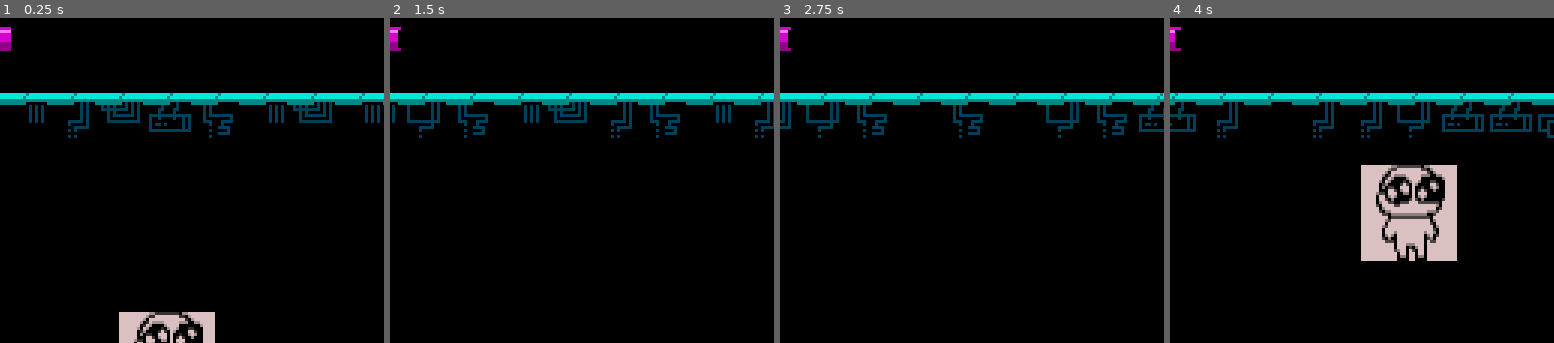
Above: before the commit, frames 1-4 (left to right).
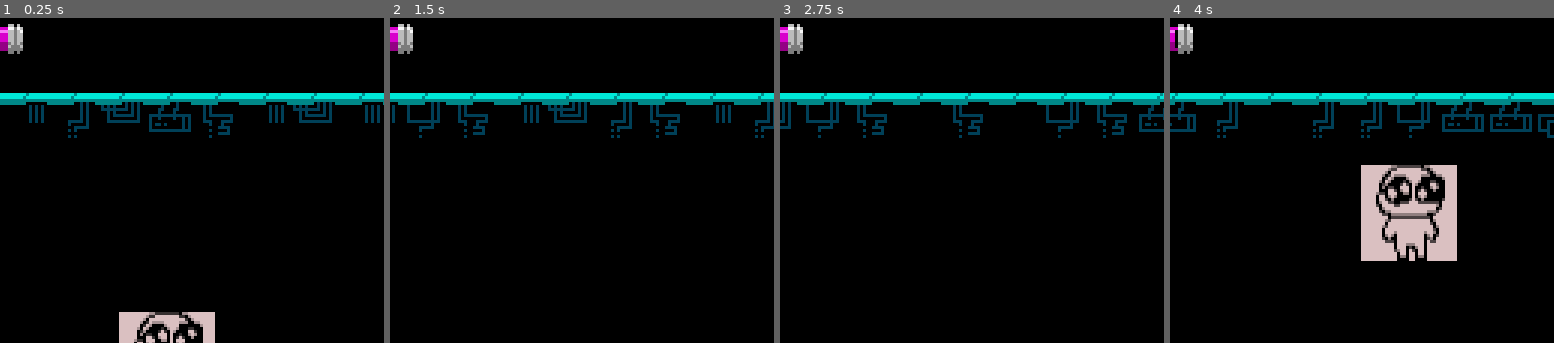
Above: after the commit, the same moments.

Repository: kernel00ps/Hoverbald
Game: Godot game, scene res://scenes/main.tscn
The game is run twice, just before and just after one commit, with the same random seed, the same clock (stepped at 60 frames per second) and the same inputs.
Inputs:
- Up to frame 1 (0.25 s): no input
- Up to frame 2 (1.5 s): tap Enter at 0.5 s; hold D (RIGHT) 0.53-1.28 s; hold A (LEFT) from 1.28 s (still down)
- Up to frame 3 (2.75 s): release A (LEFT) at 2.03 s; hold D (RIGHT) from 2.03 s (still down)
- Up to frame 4 (4 s): release D (RIGHT) at 2.78 s; hold Space (UP) 2.78-3.53 s; hold A (LEFT) from 3.53 s (still down)
The pictures show only the part of the screen within x 9-59%, y 0-50%; the shares and areas given below are measured in that part.

The runs differ from the first frame. In frame 1, 0.3% of the frame differs, in the area x 2-6%, y 1-12%; in frame 2, 0.3%; in frame 3, 0.3%; in frame 4, 0.3%.

Commit message:
boze pomogni

Diff:
--- a/scenes/hud.tscn
+++ b/scenes/hud.tscn
@@ -1,9 +1,10 @@
-[gd_scene load_steps=5 format=3 uid="uid://41qvysc2rxce"]
+[gd_scene load_steps=6 format=3 uid="uid://41qvysc2rxce"]
 
 [ext_resource type="Script" path="res://scripts/hud.gd" id="1_n06tn"]
 [ext_resource type="Texture2D" uid="uid://mxl1p37w4mlh" path="res://assets/sprites/bar_energy_empty_1x8.png" id="2_8mklf"]
 [ext_resource type="Texture2D" uid="uid://bfucgy2cwp2nn" path="res://assets/sprites/bar_energy_full_1x8.png" id="3_rc0dg"]
 [ext_resource type="Texture2D" uid="uid://cbuoayw4y032a" path="res://assets/sprites/bar_energy_edge_5x10.png" id="4_r7u3x"]
+[ext_resource type="Texture2D" uid="uid://cli1s256q7a7g" path="res://assets/sprites/bar_energy_edge_5x10_flip.png" id="5_b6fke"]
 
 [node name="HUD" type="CanvasLayer"]
 script = ExtResource("1_n06tn")
@@ -37,8 +38,6 @@
 texture = ExtResource("4_r7u3x")
 
 [node name="EdgeRight" type="Sprite2D" parent="FuelImages"]
-visible = false
 texture_filter = 1
 position = Vector2(18, 4)
-rotation = 3.14159
-texture = ExtResource("4_r7u3x")
+texture = ExtResource("5_b6fke")
Binary file added: assets/sprites/bar_energy_edge_5x10_flip.png
Not shown, added: assets/sprites/bar_energy_edge_5x10_flip.png.import
Not shown, changed: assets/bg.png~
